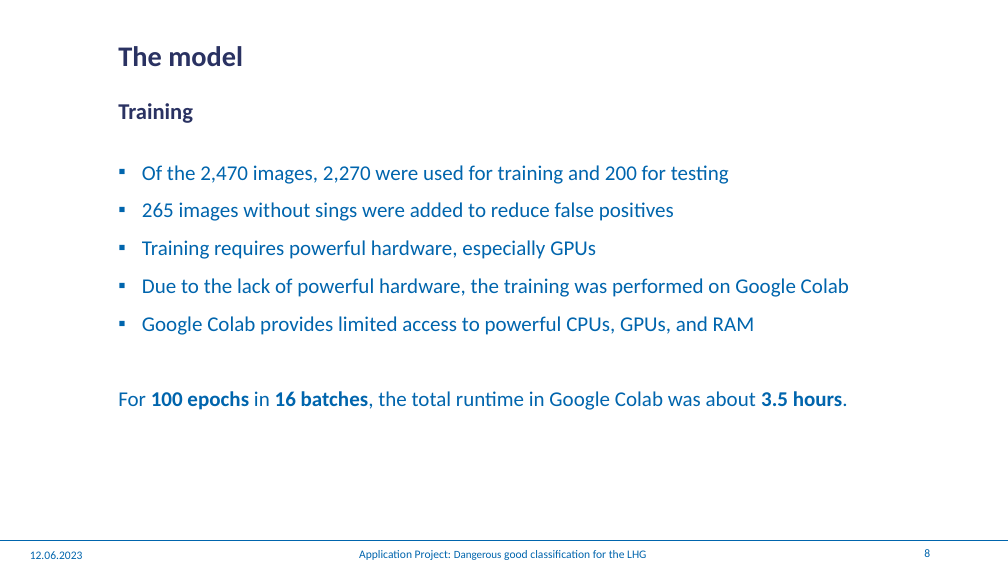
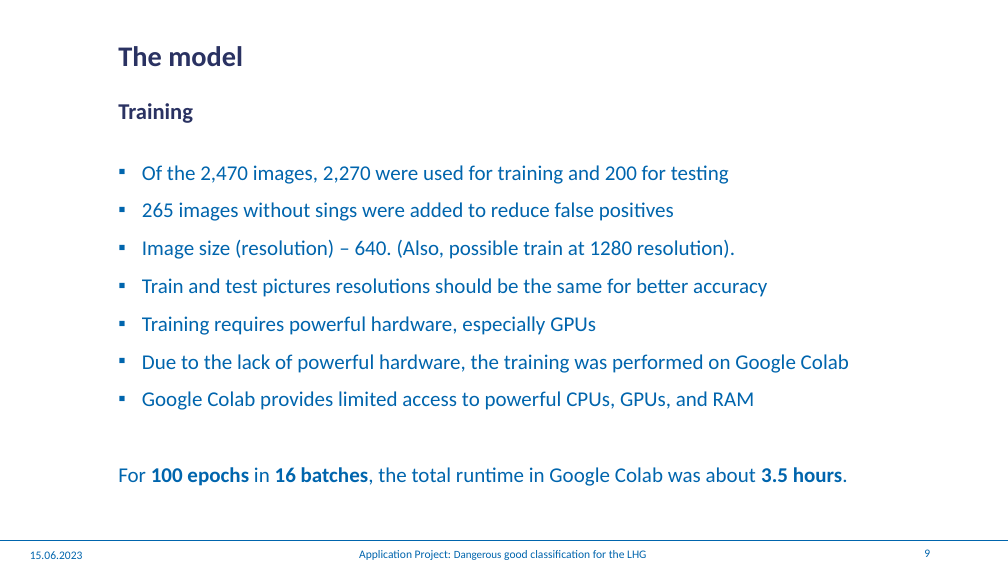
Before and after one commit to winterForestStump/application_project, a slide deck: slide 9 of Application Project.pptx (slide 8 before the commit). Drawn at 1008x567 pixels with LibreOffice and Linux fonts; fonts in the diff are those of the drawing; background and template pictures are left out. Boxes give left, top, right and bottom in pixels: in the first picture for what was removed or moved away, otherwise in the second. Text is boxed around its words. In the diff, an @@ line names an element or a change of style, - is before the commit and + after.

```diff
--- a/Application Project.pptx
+++ b/Application Project.pptx
@@ text at [142, 240, 767, 297]: paragraphs added @@
+▪ Image size (resolution) – 640. (Also, possible train at 1280 resolution).
+▪ Train and test pictures resolutions should be the same for better accuracy
@@ text at [30, 551, 83, 559]: text changed @@
-12.06.2023
+15.06.2023
@@ page number at [924, 549, 930, 557]: text changed @@
-8
+9
```
Also in this commit, not shown: 12 other slides changed, 2 slides added, 1 slide removed.
